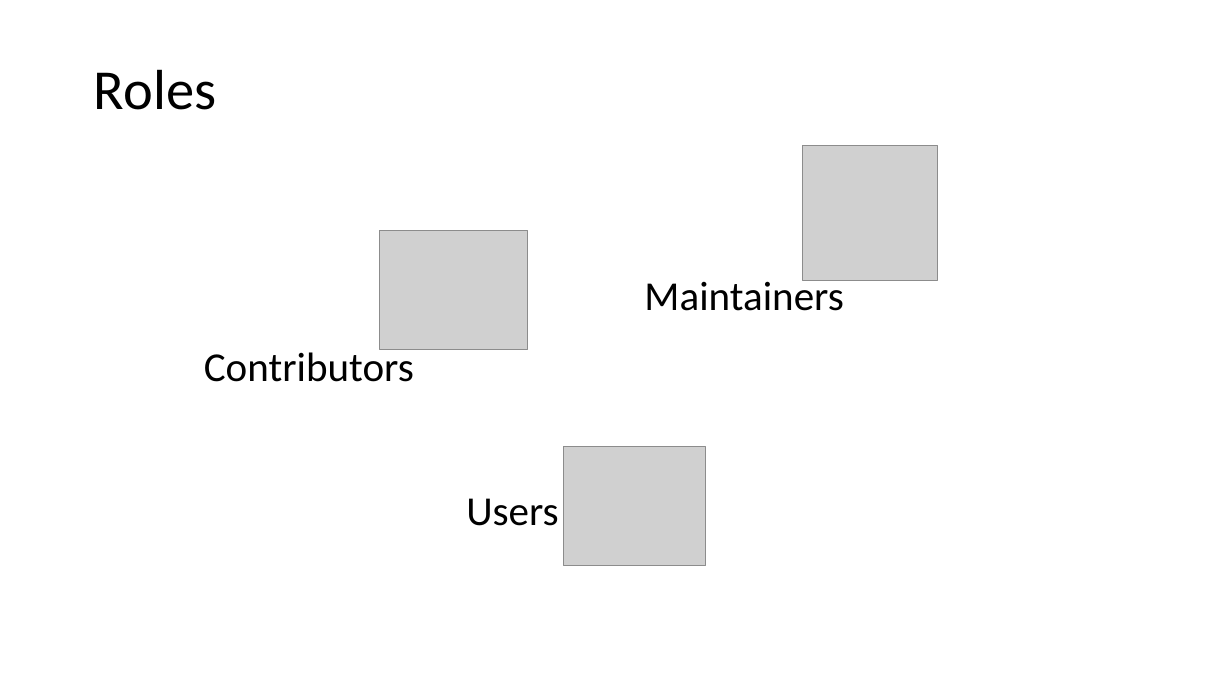
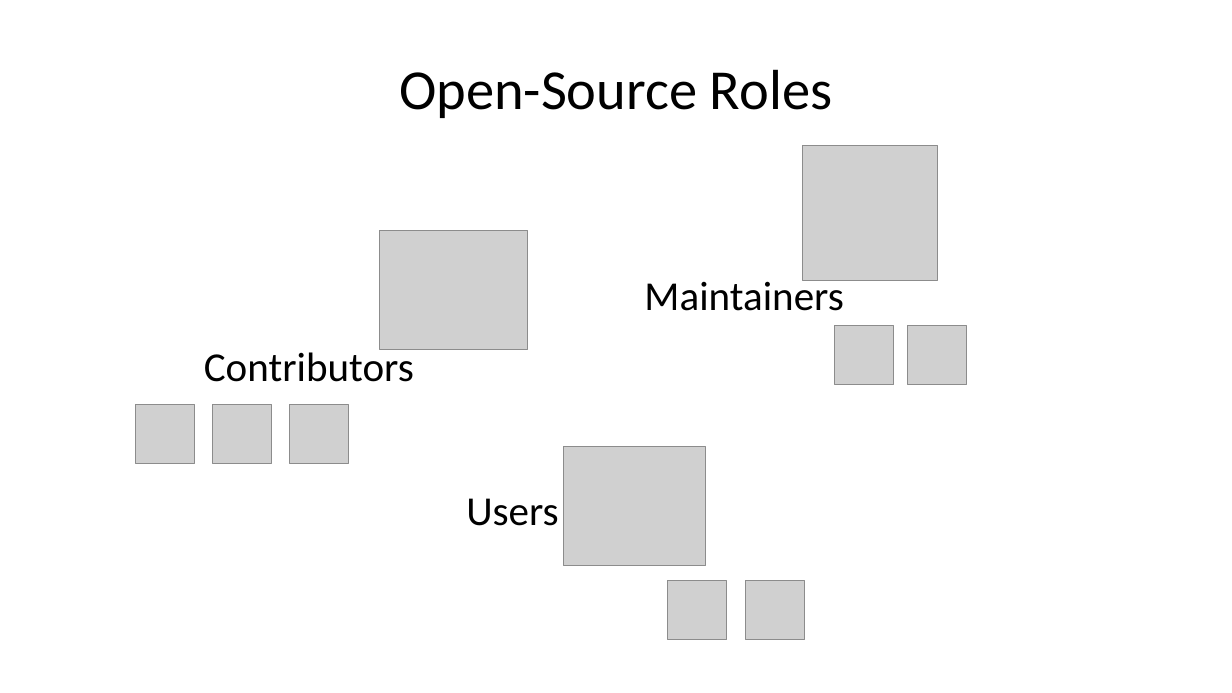
Before and after one commit to DHI/DomainServicesCourse, a slide deck: slide 35 of Presentations/DS-course-1-introduction.pptx (slide 34 before the commit). Drawn at 1232x693 pixels with LibreOffice and Linux fonts; fonts in the diff are those of the drawing; grey boxes stand for pictures. Boxes give left, top, right and bottom in pixels: in the first picture for what was removed or moved away, otherwise in the second. Text is boxed around its words. In the diff, an @@ line names an element or a change of style, - is before the commit and + after.

```diff
--- a/Presentations/DS-course-1-introduction.pptx
+++ b/Presentations/DS-course-1-introduction.pptx
@@ title at bbox=[399, 69, 832, 118]: text changed @@
-Roles
+Open-Source Roles
@@ picture added at bbox=[836, 325, 895, 384] @@
@@ picture added at bbox=[909, 325, 968, 384] @@
@@ picture added at bbox=[136, 405, 195, 464] @@
@@ picture added at bbox=[213, 405, 272, 464] @@
@@ picture added at bbox=[289, 405, 348, 464] @@
@@ picture added at bbox=[668, 581, 727, 640] @@
@@ picture added at bbox=[746, 581, 805, 640] @@
```
Also in this commit, not shown: 4 other slides changed, 5 slides added, 4 slides removed.
